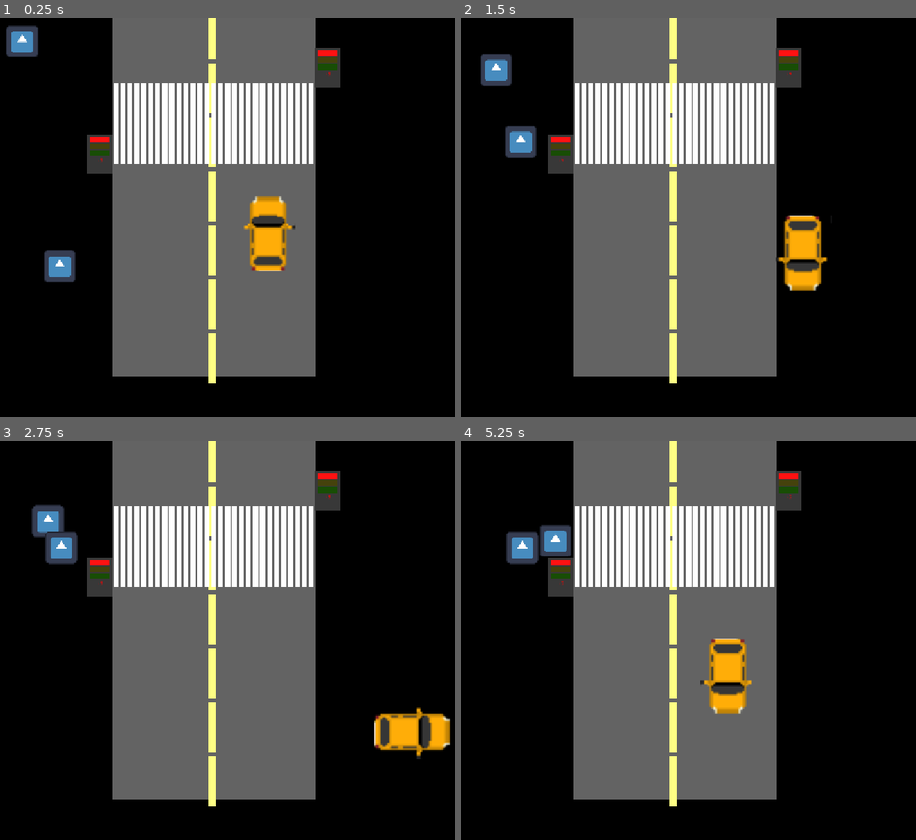
Above: before the commit, frames 1-4 (two rows, left to right).
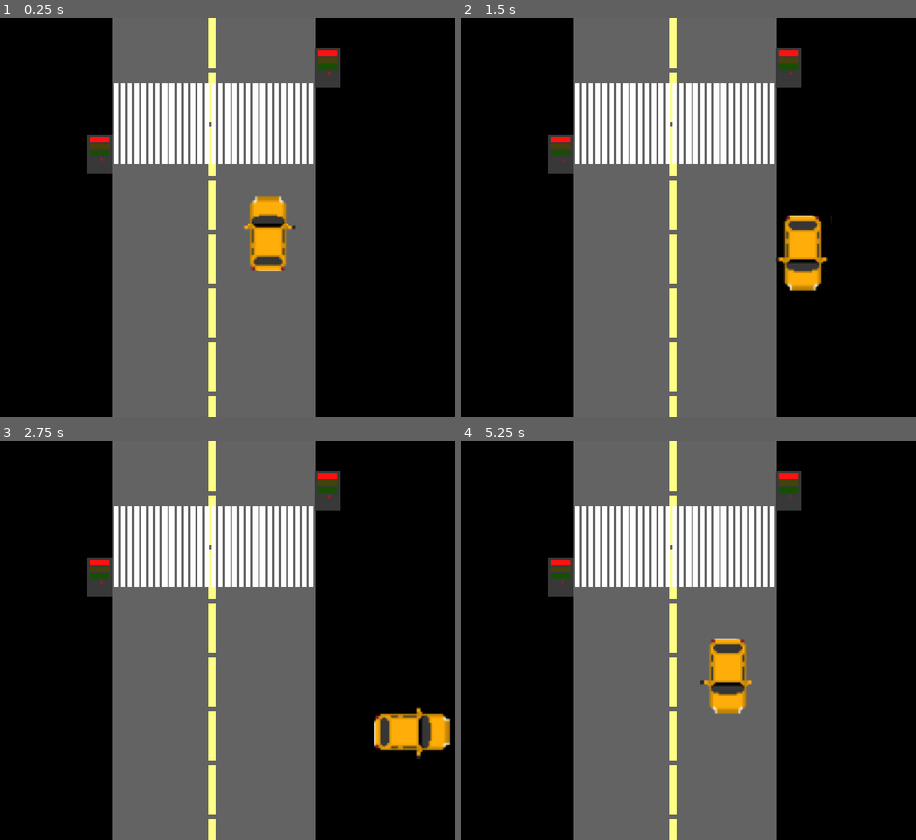
Above: after the commit, the same moments.

Repository: Peekabooo123/GodotGame
Game: Godot game, scene res://scenes/Main/main.tscn
The game is run twice, just before and just after one commit, with the same random seed, the same clock (stepped at 60 frames per second) and the same inputs. The engine's default icon, where the game draws it, is replaced by a stand-in: a white triangle on a blue panel in a dark square.
Inputs (mouse positions are in pixels of both pictures, inside the frame that each line leads up to):
- Up to frame 1 (0.25 s): no input
- Up to frame 2 (1.5 s): move the mouse to (825, 197) at 0.52 s; hold D (move_right) 0.53-1.28 s; click (825, 197) at 0.67 s; move the mouse to (574, 237) at 1.27 s; hold S (move_down) from 1.28 s (still down); click (574, 237) at 1.42 s
- Up to frame 3 (2.75 s): move the mouse to (291, 552) at 2.02 s; release S (move_down) at 2.03 s; hold D (move_right) from 2.03 s (still down); click (291, 552) at 2.17 s
- Up to frame 4 (5.25 s): move the mouse to (661, 720) at 2.77 s; release D (move_right) at 2.78 s; hold W (move_up) 2.78-3.53 s; click (661, 720) at 2.92 s; move the mouse to (870, 700) at 3.52 s; hold A (move_left) 3.53-5.03 s; click (870, 700) at 3.67 s; move the mouse to (511, 580) at 4.27 s; click (511, 580) at 4.42 s; move the mouse to (720, 640) at 5.02 s; hold S (move_down) from 5.03 s (still down); click (720, 640) at 5.17 s

The runs differ from the first frame. In frame 1, 5.8% of the frame differs, in the area x 1-70%, y 1-100%; in frame 2, 5.8%; in frame 3, 5.8%; in frame 4, 5.8%, in the area x 9-70%, y 10-100%.
Error after the commit: Parse Error: Identifier "PedestrianBehaviors" not declared in the current scope. (res://scenes/Main/main.gd:16)

Commit message:
updated

Diff:
--- a/project.godot
+++ b/project.godot
@@ -28,6 +28,12 @@
 window/size/window_height_override=400
 window/stretch/mode="canvas_items"
 window/stretch/aspect="expand"
+
+[file_customization]
+
+folder_colors={
+"res://scenes/Pedestrain/": "red"
+}
 
 [input]
 
--- a/scenes/Background/background.gd
+++ b/scenes/Background/background.gd
@@ -5,6 +5,9 @@
 @onready var wait_point: Marker2D = $WaitPoint
 @onready var start_point: Marker2D = $StartPoint
 @onready var end_point: Marker2D = $EndPoint
+@onready var spawn_point: Marker2D = $SpawnPoint
+@onready var left_exit_point: Marker2D = $LeftExitPoint
+@onready var right_exit_point: Marker2D = $RightExitPoint
 
 func _draw():
 	draw_rect(
@@ -13,5 +16,13 @@
 		true
 	)
 
-func get_pedestrian_path() -> Array[Vector2]:
-	return [wait_point.global_position, start_point.global_position, end_point.global_position]
+
+func get_pedestrian_points() -> Dictionary:
+	return {
+		"spawn": spawn_point.global_position,
+		"wait": wait_point.global_position,
+		"start": start_point.global_position,
+		"end": end_point.global_position,
+		"left_exit": left_exit_point.global_position,
+		"right_exit": right_exit_point.global_position,
+	}
--- a/scenes/Background/background.tscn
+++ b/scenes/Background/background.tscn
@@ -9,15 +9,15 @@
 offset_left = 362.0
 offset_top = 1.0
 offset_right = 768.0
-offset_bottom = 719.0
+offset_bottom = 864.0
 mouse_filter = 2
 color = Color(0.38928655, 0.38928664, 0.38928658, 1)
 
 [node name="VBoxContainer" type="VBoxContainer" parent="." unique_id=732227389]
-offset_left = 552.0
-offset_top = -16.0
+offset_left = 553.0
+offset_top = 1.0
 offset_right = 568.0
-offset_bottom = 732.0
+offset_bottom = 825.0
 mouse_filter = 2
 theme_override_constants/separation = 8
 
@@ -58,6 +58,12 @@
 color = Color(1, 1, 0.5176471, 1)
 
 [node name="MidLine7" type="ColorRect" parent="VBoxContainer" unique_id=1771155855]
+custom_minimum_size = Vector2(15, 100)
+layout_mode = 2
+mouse_filter = 2
+color = Color(1, 1, 0.5176471, 1)
+
+[node name="MidLine8" type="ColorRect" parent="VBoxContainer" unique_id=519954415]
 custom_minimum_size = Vector2(15, 100)
 layout_mode = 2
 mouse_filter = 2
@@ -216,10 +222,19 @@
 mouse_filter = 2
 
 [node name="WaitPoint" type="Marker2D" parent="." unique_id=2006204228]
-position = Vector2(256, 232)
+position = Vector2(264, 224)
 
 [node name="StartPoint" type="Marker2D" parent="." unique_id=2136309763]
 position = Vector2(363, 216)
 
 [node name="EndPoint" type="Marker2D" parent="." unique_id=1278666686]
-position = Vector2(768, 216)
+position = Vector2(792, 217)
+
+[node name="SpawnPoint" type="Marker2D" parent="." unique_id=257567434]
+position = Vector2(312, -32)
+
+[node name="LeftExitPoint" type="Marker2D" parent="." unique_id=91688793]
+position = Vector2(312, 936)
+
+[node name="RightExitPoint" type="Marker2D" parent="." unique_id=434736175]
+position = Vector2(808, 936)
--- a/scenes/Car/car.gd
+++ b/scenes/Car/car.gd
@@ -19,7 +19,10 @@
 	move_and_slide()
 
 func _on_hit_detection_area_body_entered(body: Node2D) -> void:
+	print("触发帧数: ", Engine.get_physics_frames())
 	print("检测到物体进入: ", body.name)
+	print("行人的位置",body.global_position)
+	print("CAR的位置",self.global_position)
 
 func _update(input_dir: Vector2):
 	if input_dir.length() > 0:
--- a/scenes/EventBus/eventbus.gd
+++ b/scenes/EventBus/eventbus.gd
@@ -1,7 +1,6 @@
 extends Node
 
 enum TrafficLightState { RED, YELLOW, GREEN }
-enum PedestrainState { WAITING, WALKING, ARRIVED }
 var current_traffic_light_state: TrafficLightState = TrafficLightState.RED
 
 signal traffic_light_state_changed(state: TrafficLightState)
--- a/scenes/Main/main.gd
+++ b/scenes/Main/main.gd
@@ -1,14 +1,22 @@
 extends Node2D
 
 @onready var background: Node2D = $Background
-#@onready var pedestrian: Pedestrians = $Pedestrains/Pedestrain
-# Called when the node enters the scene tree for the first time.
-func _ready() -> void:
-	var path = background.get_pedestrian_path()
-	for pedestrian in get_tree().get_nodes_in_group("pedestrians"):
-		pedestrian.set_path(path)
+
+@onready var pedestrian_spawner: Node = $PedestrianSpawner
+@onready var pedestrians_container: Node2D = $PedestriansContainer   # 如果你还留着这个容器；不留的话可以直接用 Main 自己
 
 
-# Called every frame. 'delta' is the elapsed time since the previous frame.
-func _process(delta: float) -> void:
-	pass
+func _ready() -> void:
+	pedestrian_spawner.setup(background, pedestrians_container)
+	var points = background.get_pedestrian_points()
+
+	var pedestrians := get_tree().get_nodes_in_group("pedestrians")
+	if pedestrians.size() >= 3:
+		pedestrians[0].global_position = points["spawn"]
+		pedestrians[0].set_behavior(PedestrianBehaviors.law_abiding(points))
+
+		pedestrians[1].global_position = points["spawn"]
+		pedestrians[1].set_behavior(PedestrianBehaviors.jaywalking(points))
+
+		pedestrians[2].global_position = points["spawn"]
+		pedestrians[2].set_behavior(PedestrianBehaviors.straight_walking(points))
--- a/scenes/Main/main.tscn
+++ b/scenes/Main/main.tscn
@@ -5,9 +5,61 @@
 [ext_resource type="PackedScene" uid="uid://cxxl7cge1vpd7" path="res://scenes/Background/background.tscn" id="2_8gcrf"]
 [ext_resource type="PackedScene" uid="uid://bvb3byn3c62l7" path="res://scenes/TrafficLight/traffic_light.tscn" id="3_rdp1x"]
 [ext_resource type="PackedScene" uid="uid://c8kmkw3vb1h3w" path="res://scenes/Car/car.tscn" id="4_8gcrf"]
-[ext_resource type="Script" uid="uid://bw05a4fiirp3i" path="res://scenes/Main/selection_manager.gd" id="5_rdp1x"]
-[ext_resource type="Script" uid="uid://bv4etxlndyyw5" path="res://scenes/Pedestrain/JaywalkingRule.gd" id="7_5wuev"]
-[ext_resource type="Script" uid="uid://br6twut8x0gpy" path="res://scenes/Pedestrain/LawAbidingRule.gd" id="8_w0isb"]
+
+[sub_resource type="GDScript" id="GDScript_8gcrf"]
+script/source = "extends Node
+
+@export var pedestrian_scene: PackedScene
+@export var min_spawn_interval: float = 2.0
+@export var max_spawn_interval: float = 4.0
+
+@onready var spawn_timer: Timer = $SpawnTimer
+
+var background: Node2D
+var pedestrians_container: Node2D
+
+func setup(p_background: Node2D, p_container: Node2D) -> void:
+	background = p_background
+	pedestrians_container = p_container
+
+func _ready() -> void:
+	spawn_timer.one_shot = true
+	spawn_timer.timeout.connect(_on_spawn_timer_timeout)
+	_start_next_timer()
+
+func _start_next_timer() -> void:
+	var wait_time := randf_range(min_spawn_interval, max_spawn_interval)
+	spawn_timer.start(wait_time)
+
+func _on_spawn_timer_timeout() -> void:
+	_spawn_pedestrian()
+	_start_next_timer()
+
+func _spawn_pedestrian() -> void:
+	var points = background.get_pedestrian_points()
+	var pedestrian = pedestrian_scene.instantiate()
+	print(\"生成行人，帧数: \", Engine.get_physics_frames())
+
+	pedestrian.global_position = points[\"spawn\"]
+	pedestrians_container.add_child(pedestrian)
+	#pedestrian.global_position = points[\"spawn\"]
+
+	var behavior_steps := _pick_random_behavior(points)
+	pedestrian.set_behavior(behavior_steps)
+
+func _pick_random_behavior(points: Dictionary) -> Array[BehaviorStep]:
+	var choice := randi() % 3
+	match choice:
+		0:
+			print('遵守')
+			return PedestrianBehaviors.law_abiding(points)
+		1:
+			print('闯红灯')
+			return PedestrianBehaviors.jaywalking(points)
+		_:
+			print('从不过马路')
+			return PedestrianBehaviors.straight_walking(points)
+"
 
 [node name="Main" type="Node2D" unique_id=1825897954]
 y_sort_enabled = true
@@ -26,18 +78,10 @@
 [node name="Car" parent="." unique_id=1053033790 instance=ExtResource("4_8gcrf")]
 position = Vector2(672, 432)
 
-[node name="SelectionManager" type="Node2D" parent="." unique_id=1851797672]
-script = ExtResource("5_rdp1x")
+[node name="PedestrianSpawner" type="Node2D" parent="." unique_id=1851797672]
+script = SubResource("GDScript_8gcrf")
+pedestrian_scene = ExtResource("1_px18m")
+
+[node name="SpawnTimer" type="Timer" parent="PedestrianSpawner" unique_id=94670170]
 
 [node name="PedestriansContainer" type="Node2D" parent="." unique_id=1193235358]
-
-[node name="Pedestrain" parent="PedestriansContainer" unique_id=835365558 instance=ExtResource("1_px18m")]
-position = Vector2(176, 56)
-scale = Vector2(0.5, 0.5)
-speed = 50
-crossing_rule_script = ExtResource("7_5wuev")
-
-[node name="Pedestrain2" parent="PedestriansContainer" unique_id=112163113 instance=ExtResource("1_px18m")]
-position = Vector2(256, 568)
-scale = Vector2(0.5, 0.5)
-crossing_rule_script = ExtResource("8_w0isb")
--- a/scenes/Main/selection_manager.gd
+++ /dev/null
@@ -1,38 +0,0 @@
-extends Node2D
-#
-#var currently_selected: Node2D = null
-#func _ready() -> void:
-	#print("SelectionManager 已经启动")
-#
-#func _unhandled_input(event: InputEvent) -> void:
-	#if event is InputEventMouseButton and event.pressed and event.button_index == MOUSE_BUTTON_LEFT:
-		#var world_pos := get_global_mouse_position()
-		##print("左键点击的世界坐标: ", world_pos)
-		#_check_what_is_at(world_pos)
-#
-#
-#func _check_what_is_at(pos: Vector2) -> void:
-	#var space_state := get_tree().root.get_world_2d().direct_space_state
-	#var query := PhysicsPointQueryParameters2D.new()
-	#query.position = pos
-	#query.collide_with_bodies = true
-	#query.collide_with_areas = false
-	#query.collision_mask = 0x7FFFFFFF
-#
-	#var results := space_state.intersect_point(query, 1)
-	#if results.is_empty(): return
-	#var clicked_object = results[0]["collider"] # 得到点击的对象的 实例对象
-	##print(results[0]["collider"].name)
-	#if not clicked_object.is_in_group("selectable"):
-		#print(clicked_object.name, " 不能被选中")
-		#return
-#
-	## 先把上一个选中的对象取消选中
-	#if currently_selected != null:
-		#currently_selected.deselect()
-		#print(currently_selected.name, " 被取消选中")
-#
-	## 再选中这次新点到的对象
-	#currently_selected = clicked_object
-	#currently_selected.select()
-	#print(currently_selected.name, " 被选中了")
--- a/scenes/Pedestrain/JaywalkingRule.gd
+++ /dev/null
@@ -1,4 +0,0 @@
-extends Node
-
-func should_wait() -> bool:
-	return false
--- a/scenes/Pedestrain/LawAbidingRule.gd
+++ /dev/null
@@ -1,4 +0,0 @@
-extends Node
-
-func should_wait() -> bool:
-	return Eventbus.current_traffic_light_state == Eventbus.TrafficLightState.RED
--- a/scenes/Pedestrain/pedestrian.gd
+++ b/scenes/Pedestrain/pedestrian.gd
@@ -1,61 +1,26 @@
-class_name Pedestrians
 extends CharacterBody2D
 
-@export var speed = 200
-@export var crossing_rule_script: Script
+@export var speed: float = 200.0
 
 @onready var sprite: Sprite2D = $Pedestrain
-@onready var crossing_rule: Node = $CrossingRule
 
-var current_state: Eventbus.PedestrainState = Eventbus.PedestrainState.WAITING
-
-var path: Array[Vector2] = []
-var current_target_index: int = 1
+var behavior_steps: Array[BehaviorStep] = []
+var current_step_index: int = 0
 
 func _ready() -> void:
 	add_to_group("pedestrians")
-	add_to_group("selectable")
-	crossing_rule.set_script(crossing_rule_script)
 
-func set_path(new_path: Array[Vector2]) -> void:
-	path = new_path
-	if not path.is_empty():
-		#global_position = path[0]
-		current_target_index = 0
-		_check_if_can_proceed()
-
-func _check_if_can_proceed() -> void:
-
-		if current_target_index == 1 and crossing_rule.should_wait():
-			current_state = Eventbus.PedestrainState.WAITING
-		else:
-			current_state = Eventbus.PedestrainState.WALKING
-
-func _physics_process(_delta: float) -> void:
-	match current_state:
-		Eventbus.PedestrainState.WALKING:
-			_check_if_can_proceed()
-			_move_towards_current_target()
-		Eventbus.PedestrainState.WAITING:
-			velocity = Vector2.ZERO
-			move_and_slide()
-			_check_if_can_proceed()
-		Eventbus.PedestrainState.ARRIVED:
-			velocity = Vector2.ZERO
-			move_and_slide()
-
-func _move_towards_current_target() -> void:
-	if current_target_index >= path.size():
-		current_state = Eventbus.PedestrainState.ARRIVED
-		queue_free()
+func _physics_process(delta: float) -> void:
+	if current_step_index >= behavior_steps.size():
 		return
 
-	var target: Vector2 = path[current_target_index]
-	var to_target: Vector2 = target - global_position
+	var current_step: BehaviorStep = behavior_steps[current_step_index]
+	var finished: bool = current_step.process(self, delta)
 
-	if to_target.length() < 4.0:
-		current_target_index += 1
-		return
+	if finished:
+		#print("完成了第 ", current_step_index, " 个行为片段")
+		current_step_index += 1
 
-	velocity = to_target.normalized() * speed
-	move_and_slide()
+func set_behavior(steps: Array[BehaviorStep]) -> void:
+	behavior_steps = steps
+	current_step_index = 0
--- a/scenes/Pedestrain/pedestrian.tscn
+++ b/scenes/Pedestrain/pedestrian.tscn
@@ -18,5 +18,3 @@
 
 [node name="CollisionShape2D" type="CollisionShape2D" parent="." unique_id=995109140]
 shape = SubResource("RectangleShape2D_00qfr")
-
-[node name="CrossingRule" type="Node" parent="." unique_id=1184624531]
--- a/scenes/TrafficLight/traffic_light.tscn
+++ b/scenes/TrafficLight/traffic_light.tscn
@@ -3,12 +3,8 @@
 [ext_resource type="Script" uid="uid://co4ix46g7tbe3" path="res://scenes/TrafficLight/traffic_light.gd" id="1_uttgq"]
 [ext_resource type="FontFile" uid="uid://bohsc44n0ryok" path="res://assets/font/dseg7-classic/static/dseg7-classic-latin-400-italic.woff2" id="2_va7ut"]
 
-[sub_resource type="RectangleShape2D" id="RectangleShape2D_00qfr"]
-size = Vector2(101, 54)
-
-[node name="TrafficLight" type="StaticBody2D" unique_id=1747020669]
+[node name="TrafficLight" type="Node2D" unique_id=1712757861]
 position = Vector2(536, 424)
-collision_mask = 0
 script = ExtResource("1_uttgq")
 
 [node name="Housing" type="ColorRect" parent="." unique_id=731121746]
@@ -58,8 +54,4 @@
 
 [node name="StateTimer" type="Timer" parent="." unique_id=1500769841]
 
-[node name="CollisionShape2D" type="CollisionShape2D" parent="." unique_id=1712878663]
-position = Vector2(0.5, 0)
-shape = SubResource("RectangleShape2D_00qfr")
-
 [node name="Sprite2D" type="Sprite2D" parent="." unique_id=1014375326]
Not shown, removed: scenes/Main/selection_manager.gd.uid
Not shown, removed: scenes/Pedestrain/JaywalkingRule.gd.uid
Not shown, removed: scenes/Pedestrain/LawAbidingRule.gd.uid
